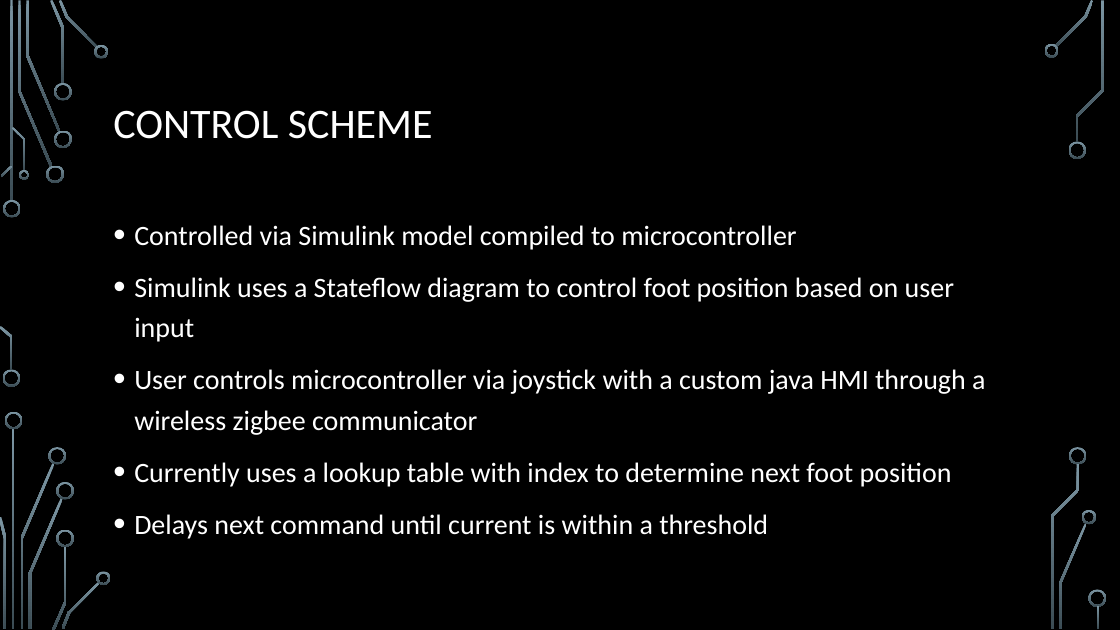
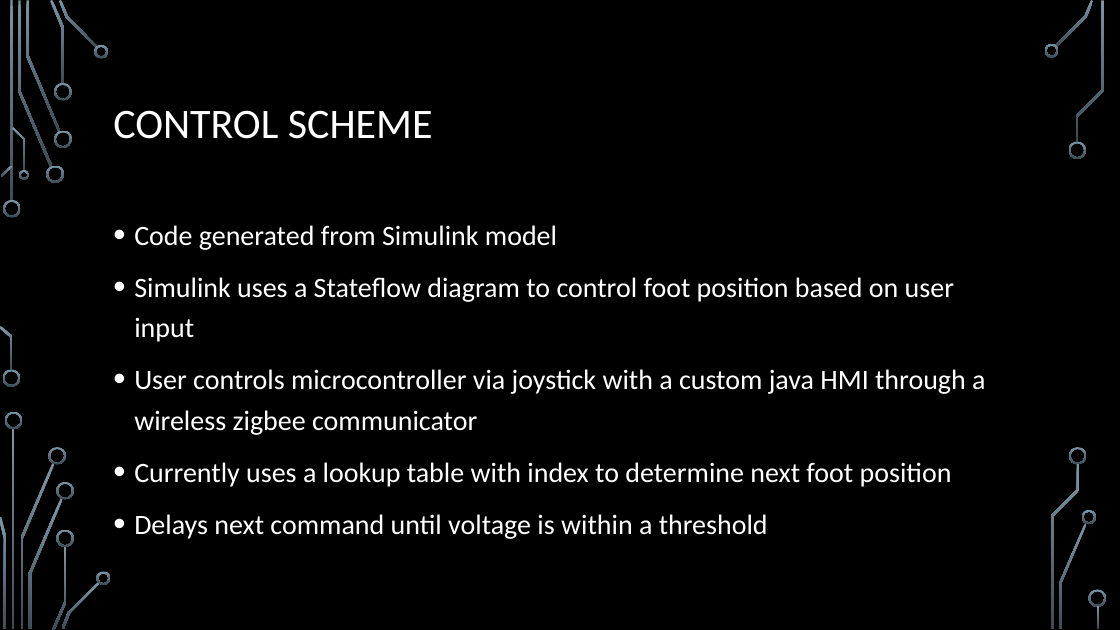
Before and after one commit to Logiant/AgileRoboticControls, a slide deck: slide 15 of Documentation/Presentation/Joy Global Presentation.pptx (slide 12 before the commit). Drawn at 1120x630 pixels with LibreOffice and Linux fonts; fonts in the diff are those of the drawing; background and template pictures are left out. Boxes give left, top, right and bottom in pixels: in the first picture for what was removed or moved away, otherwise in the second. Text is boxed around its words. In the diff, an @@ line names an element or a change of style, - is before the commit and + after.

```diff
--- a/Documentation/Presentation/Joy Global Presentation.pptx
+++ b/Documentation/Presentation/Joy Global Presentation.pptx
@@ text at [134, 225, 557, 250]: text changed @@
-• Controlled via Simulink model compiled to microcontroller
+• Code generated from Simulink model
@@ text at [134, 514, 768, 539]: text changed @@
-• Delays next command until current is within a threshold
+• Delays next command until voltage is within a threshold
```
Also in this commit, not shown: 1 other slide changed, 4 slides added, 1 slide removed, 9 other files.
